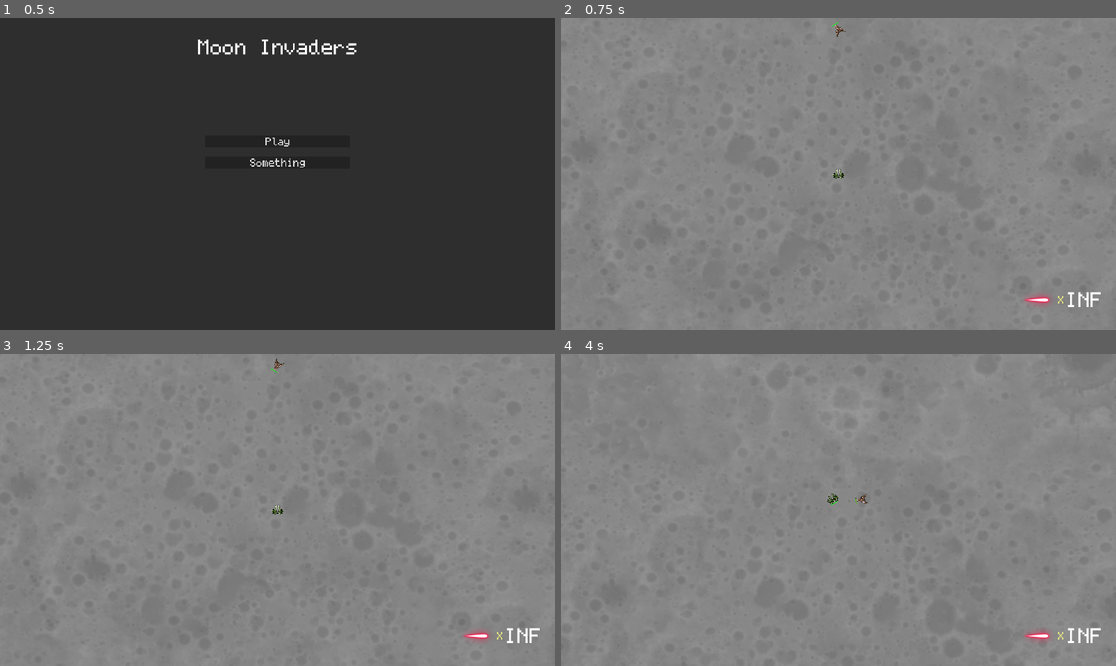
Above: before the commit, frames 1-4 (two rows, left to right).
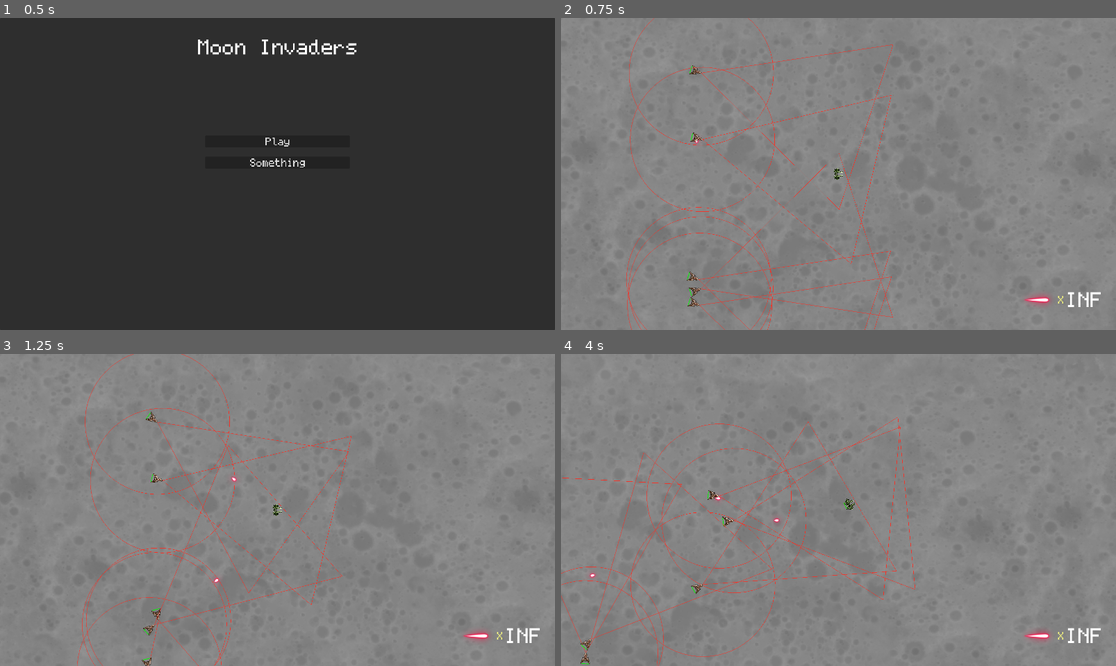
Above: after the commit, the same moments.

Repository: WeaselGames/MoonInvaders
Game: Godot game, scene res://scenes/main.tscn
Two runs of this game, one before a commit and one after it. Both use one fixed random seed, a clock stepped at 60 frames per second and the inputs below.
Inputs:
- Up to frame 1 (0.5 s): no input
- Up to frame 2 (0.75 s): click "Play" at 0.5 s
- Up to frame 3 (1.25 s): no input
- Up to frame 4 (4 s): hold D (spaceship_rotate_right) 1.28-2.03 s; hold Space (spaceship_fire) 1.28-2.03 s; hold S (spaceship_backward) 2.03-2.78 s; tap Space (spaceship_fire) at 2.1, 3.6 s; hold D (spaceship_rotate_right) 2.78-3.53 s; hold Space (spaceship_fire) 2.78-3.53 s; hold W (spaceship_forward) from 3.53 s (still down)

Frame 1 is identical in both runs. In frame 2, 1.4% of the frame differs, in the area x 11-60%, y 0-100%; in frame 3, 1.2%; in frame 4, 1.6%, in the area x 0-97%, y 7-100%.

Commit message:
Better AI infinite world size

Diff:
--- a/project.godot
+++ b/project.godot
@@ -77,6 +77,13 @@
 ]
 }
 
+[layer_names]
+
+2d_physics/layer_1="Player"
+2d_physics/layer_2="Enemy"
+2d_physics/layer_3="Items"
+2d_physics/layer_4="Vision"
+
 [rendering]
 
 textures/canvas_textures/default_texture_filter=0
--- a/scenes/projectiles/projectile.gd
+++ b/scenes/projectiles/projectile.gd
@@ -12,6 +12,7 @@
 
 var velocity: Vector2 = Vector2.ZERO
 var origin: Ship
+var origin_position: Vector2
 
 func _ready() -> void:
 	var timer = Timer.new()
@@ -20,6 +21,7 @@
 	add_child(timer)
 	timer.start(life_span)
 	body_entered.connect(self._on_body_entered)
+	origin_position = position
 
 func _physics_process(delta: float) -> void:
 	if GameState.paused:
@@ -30,7 +32,7 @@
 
 func _on_body_entered(body: Node2D) -> void:
 	if body is Ship && body != origin:
-		body.apply_damage(damage)
+		body.apply_damage(origin_position, damage)
 		queue_free()
 
 func _on_area_entered(area: Area2D) -> void:
--- a/scenes/ships/enemy/enemy.gd
+++ b/scenes/ships/enemy/enemy.gd
@@ -1,11 +1,28 @@
 class_name Enemy
 extends Ship
 
+@export var vision_cone: VisionCone
+@export var attack_cooldown: float = 1
+@export var patrol_distance: int = 250
+
+enum EnemyAIState { PATROL, SEARCH, ATTACK_PLAYER }
+var ai_state: EnemyAIState = EnemyAIState.PATROL
+
 var _world: World
 var _player: Player
+var _home: Vector2
 
-enum EnemyAIState { MOVE_TO_PLAYER, AIM_AT_PLAYER, FIRE_AT_PLAYER }
-var ai_state: EnemyAIState = EnemyAIState.MOVE_TO_PLAYER
+var patrol_point: Vector2
+var patrol_home_set: bool
+var patrol_point_set: bool
+
+var search_point_of_interest: Vector2
+var search_looking_around: bool
+var search_original_rotation: float
+var search_halfway: bool
+var search_direction: int
+
+var attack_cooldown_timer: Timer
 
 func _ship_ready() -> void:
 	_world = GameState.world
@@ -15,53 +32,123 @@
 	if _player == null:
 		_player = await EventBus.player_ready
 
+	_home = position
+	vision_cone.body_entered.connect(self._on_vision_cone_body_enter)
+	vision_cone.body_exited.connect(self._on_vision_cone_body_exited)
+
+	attack_cooldown_timer = Timer.new()
+	attack_cooldown_timer.one_shot = true
+	add_child(attack_cooldown_timer)
+
+func _on_vision_cone_body_enter(body: Node2D):
+	if body is Player:
+		ai_state = EnemyAIState.ATTACK_PLAYER
+
+func _on_vision_cone_body_exited(body: Node2D):
+	if body is Player:
+		ai_state = EnemyAIState.SEARCH
+		search_point_of_interest = body.position
+		search_looking_around = false
+
 func ship_destroyed() -> void:
 	EventBus.enemy_destroyed.emit(self)
+	queue_free()
+
+func damage_from(origin: Vector2) -> void:
+	if ai_state == EnemyAIState.PATROL || ai_state == EnemyAIState.SEARCH:
+		ai_state = EnemyAIState.SEARCH
+		search_point_of_interest = origin
+		search_looking_around = false
 
 func update_input():
+	if GameState.paused:
+		return
+
 	# all input values are floats from -1 to 1
 	yaw = 0
 	thrust = 0
 	strafe = 0
 
-	#var target_yaw: float = position.angle_to(_player.position)
-	var angle_to_player: float = find_player_angle()
-	var angle_difference: float = angle_to_player - rotation
-	if abs(angle_difference) > deg_to_rad(10):
-		ai_state = EnemyAIState.AIM_AT_PLAYER
+	match ai_state:
+		EnemyAIState.PATROL:
+			if abs(position.distance_to(_home)) > 250 && !patrol_home_set:
+				patrol_point = _home
+				patrol_home_set = true
+				patrol_point_set = false
+			elif abs(position.distance_to(_home)) < 2 && !patrol_point_set:
+				var dir: int = randi_range(0, 3)
+				match dir:
+					0:
+						patrol_point = Vector2(_home.x + patrol_distance, _home.y)
+					1:
+						patrol_point = Vector2(_home.x - patrol_distance, _home.y)
+					2:
+						patrol_point = Vector2(_home.x, _home.y + patrol_distance)
+					3:
+						patrol_point = Vector2(_home.x, _home.y - patrol_distance)
 
-	match ai_state:
-		EnemyAIState.MOVE_TO_PLAYER:
-			var input_vector: Vector2 = Vector2(0, -1).rotated(angle_difference)
+				patrol_point_set = true
+				patrol_home_set = false
 
-			thrust = input_vector.y
-			strafe = input_vector.x
+			var patrol_angle: float = position.angle_to_point(patrol_point)
+			aim_at(patrol_angle)
+			thrust_towards(patrol_angle)
 
+		EnemyAIState.SEARCH:
+			var poi_angle: float = position.angle_to_point(search_point_of_interest)
+			var poi_distance: float = abs(position.distance_to(search_point_of_interest))
 
-		EnemyAIState.AIM_AT_PLAYER:
-			if abs(angle_difference) > deg_to_rad(1):
-				if angle_difference > 1 && rotation < 0:
-					yaw = -1
-				elif angle_difference < -1 && rotation > 0:
-					yaw = 1
-				elif angle_difference > 0:
-					yaw = 1
-				else:
-					yaw = -1
+			if poi_distance > 1:
+				thrust_towards(poi_angle)
+				aim_at(poi_angle)
+			else:
+				if !search_looking_around:
+					search_original_rotation = rotation
+					search_looking_around = true
+					search_halfway = false
+					search_direction = randi_range(0, 1)
+					if search_direction == 0: search_direction = -1
+				elif abs(rotation-(search_original_rotation * -1)) > deg_to_rad(2) && !search_halfway:
+					yaw = search_direction
+				elif abs(rotation-(search_original_rotation * -1)) < deg_to_rad(2) && !search_halfway:
+					yaw = search_direction
+					search_halfway = true
+				elif abs(rotation-search_original_rotation) > deg_to_rad(2) && search_halfway:
+					yaw = search_direction
+				elif abs(rotation-search_original_rotation) < deg_to_rad(2) && search_halfway:
+					ai_state = EnemyAIState.PATROL
+					search_looking_around = false
 
-			if abs(angle_difference) < deg_to_rad(5):
-				# Check if the player is within firing range
-				if position.distance_to(_player.position) < 100:
-					ai_state = EnemyAIState.FIRE_AT_PLAYER
-				else:
-					ai_state = EnemyAIState.MOVE_TO_PLAYER
+		EnemyAIState.ATTACK_PLAYER:
+			var player_angle: float = get_player_angle()
+			var player_distance: float = abs(position.distance_to(_player.position))
+			if player_distance > 100:
+				thrust_towards(player_angle, 0.5)
+			aim_at(player_angle)
+			if attack_cooldown_timer.time_left == 0 && abs(player_angle - rotation) < deg_to_rad(2):
+				fire()
+				attack_cooldown_timer.start(attack_cooldown)
 
-		EnemyAIState.FIRE_AT_PLAYER:
-			pass
+func get_player_angle() -> float:
+	return position.angle_to_point(_player.position)
 
-func find_player_angle() -> float:
-	var angle = position.angle_to_point(_player.position)
-	angle += PI/2
-	if angle > PI:
-		angle -= PI*2
-	return angle
+func thrust_towards(angle: float, by: float = 1) -> void:
+		var input_vector: Vector2 = Vector2(by, 0).rotated(angle - rotation)
+		thrust = input_vector.x
+
+func aim_at(angle: float) -> void:
+	var angle_diff: float = angle - rotation
+	if abs(angle_diff) > deg_to_rad(2):
+		yaw = find_fastest_yaw(angle_diff)
+
+func find_fastest_yaw(angle_diff: float) -> float:
+	if angle_diff > 0 && angle_diff < PI:
+		return 1
+	elif angle_diff > 0 && angle_diff > PI:
+		return -1
+	elif angle_diff < 0 && angle_diff > -PI:
+		return -1
+	elif angle_diff < 0 && angle_diff < -PI:
+		return 1
+	else:
+		return 0
--- a/scenes/ships/enemy/enemy.tscn
+++ b/scenes/ships/enemy/enemy.tscn
@@ -1,37 +1,51 @@
-[gd_scene load_steps=6 format=3 uid="uid://cqfgwqqpwrg51"]
+[gd_scene load_steps=7 format=3 uid="uid://cqfgwqqpwrg51"]
 
 [ext_resource type="Script" path="res://scenes/ships/enemy/enemy.gd" id="1_w35kq"]
 [ext_resource type="Texture2D" uid="uid://dua5c2gcufo14" path="res://assets/images/ships/enemy/enemy_ship.webp" id="2_fsep2"]
 [ext_resource type="PackedScene" uid="uid://de3ymp8rbho6h" path="res://scenes/ui/ui_elements/health_bar/health_bar.tscn" id="3_rgjex"]
 [ext_resource type="PackedScene" uid="uid://dsg7rv0et4eym" path="res://scenes/ships/hardpoint.tscn" id="4_asdpv"]
+[ext_resource type="PackedScene" uid="uid://dvamksc1tkhj1" path="res://scenes/ships/enemy/vision_cone.tscn" id="5_2jwbw"]
 
 [sub_resource type="RectangleShape2D" id="RectangleShape2D_n63kb"]
-size = Vector2(33, 39)
+size = Vector2(39, 33)
 
-[node name="Enemy" type="CharacterBody2D" node_paths=PackedStringArray("health_bar", "sprite")]
+[node name="Enemy" type="CharacterBody2D" node_paths=PackedStringArray("vision_cone", "health_bar", "sprite", "weapon_hardpoints")]
 z_index = 10
+collision_layer = 3
+collision_mask = 2
 script = ExtResource("1_w35kq")
+vision_cone = NodePath("VisionCone")
+attack_cooldown = 1.5
+patrol_distance = 500
 health_bar = NodePath("HealthBar")
 sprite = NodePath("Sprite2D")
-max_speed = 50
+max_speed = 300
+yaw_max_speed = 2.0
+weapon_hardpoints = [NodePath("LeftPhaser"), NodePath("CenterMissile"), NodePath("RightPhaser")]
 
 [node name="CollisionShape2D" type="CollisionShape2D" parent="."]
 shape = SubResource("RectangleShape2D_n63kb")
 
 [node name="Sprite2D" type="Sprite2D" parent="."]
+rotation = 1.5708
 texture = ExtResource("2_fsep2")
 
 [node name="HealthBar" parent="." instance=ExtResource("3_rgjex")]
-offset_left = -13.0
-offset_top = -22.0
-offset_bottom = -20.0
+offset_left = -18.0
+offset_top = -13.0
+offset_right = 8.0
+offset_bottom = -11.0
+rotation = 1.5708
 
 [node name="LeftPhaser" parent="." instance=ExtResource("4_asdpv")]
-position = Vector2(-8, 0)
+position = Vector2(0, -8)
 
 [node name="RightPhaser" parent="." instance=ExtResource("4_asdpv")]
-position = Vector2(8, 0)
+position = Vector2(0, 8)
 
 [node name="CenterMissile" parent="." instance=ExtResource("4_asdpv")]
-position = Vector2(0, 2.5)
 hardpoint_type = 1
+
+[node name="VisionCone" parent="." instance=ExtResource("5_2jwbw")]
+position = Vector2(19, 0)
+peripheral_radious = 250
--- /dev/null
+++ b/scenes/ships/enemy/vision_cone.gd
@@ -0,0 +1,65 @@
+@tool
+
+class_name VisionCone
+extends Area2D
+
+@export var width: int :
+		set(value):
+			width = value
+			change_size()
+
+@export var height: int :
+		set(value):
+			height = value
+			change_size()
+
+@export var peripheral_radious: int :
+		set(value):
+			peripheral_radious = value
+			change_size()
+
+@export var peripheral_indicator_points: int :
+		set(value):
+			peripheral_indicator_points = value
+			change_size()
+
+@export var collision_polygon: CollisionPolygon2D :
+		set(value):
+			collision_polygon = value
+			change_size()
+
+@export var collision_shape: CollisionShape2D :
+		set(value):
+			collision_shape = value
+			change_size()
+
+@export var color: Color = Color(1, 1, 1, 0.5) :
+		set(value):
+			color = value
+			queue_redraw()
+
+func _ready() -> void:
+	change_size()
+
+func change_size() -> void:
+	if collision_polygon == null:
+		return
+
+	collision_polygon.polygon = [
+		Vector2(0, 0),
+		Vector2(height, width / 2.0),
+		Vector2(height, -(width / 2.0)),
+	]
+
+	if collision_shape == null:
+		return
+
+	collision_shape.shape.radius = peripheral_radious
+
+	queue_redraw()
+
+func _draw() -> void:
+	draw_line(Vector2(0, 0), Vector2(height, width / 2.0), color, -1)
+	draw_line(Vector2(0, 0), Vector2(height, -(width / 2.0)), color, -1)
+	draw_line(Vector2(height, width / 2.0), Vector2(height, -(width / 2.0)), color, -1)
+	draw_arc(Vector2(0, 0), peripheral_radious, 0, TAU, peripheral_indicator_points, color)
--- /dev/null
+++ b/scenes/ships/enemy/vision_cone.tscn
@@ -0,0 +1,24 @@
+[gd_scene load_steps=3 format=3 uid="uid://dvamksc1tkhj1"]
+
+[ext_resource type="Script" path="res://scenes/ships/enemy/vision_cone.gd" id="1_uj4p1"]
+
+[sub_resource type="CircleShape2D" id="CircleShape2D_y6307"]
+radius = 250.0
+
+[node name="VisionCone" type="Area2D" node_paths=PackedStringArray("collision_polygon", "collision_shape")]
+collision_layer = 3
+collision_mask = 8
+script = ExtResource("1_uj4p1")
+width = 600
+height = 600
+peripheral_radious = 60
+peripheral_indicator_points = 64
+collision_polygon = NodePath("CollisionPolygon2D")
+collision_shape = NodePath("CollisionShape2D")
+color = Color(1, 0.172549, 0.12549, 1)
+
+[node name="CollisionPolygon2D" type="CollisionPolygon2D" parent="."]
+polygon = PackedVector2Array(0, 0, 600, 300, 600, -300)
+
+[node name="CollisionShape2D" type="CollisionShape2D" parent="."]
+shape = SubResource("CircleShape2D_y6307")
--- a/scenes/ships/hardpoint.gd
+++ b/scenes/ships/hardpoint.gd
@@ -12,7 +12,7 @@
 		return 0
 
 	projectile.position = get_global_transform().origin
-	projectile.velocity = Vector2(0, -projectile.speed).rotated(ship.rotation) + ship.velocity
+	projectile.velocity = Vector2(projectile.speed, 0).rotated(ship.rotation) + ship.velocity
 	projectile.origin = ship
 	GameState.world.add_object(projectile)
 	return projectile.cooldown*0.01
--- a/scenes/ships/player/player.gd
+++ b/scenes/ships/player/player.gd
@@ -9,7 +9,7 @@
 		weapons_fire = true
 
 	strafe = Input.get_axis("spaceship_strafe_left", "spaceship_strafe_right")
-	thrust = Input.get_axis("spaceship_forward", "spaceship_backward")
+	thrust = Input.get_axis("spaceship_backward", "spaceship_forward")
 	yaw = Input.get_axis("spaceship_rotate_left", "spaceship_rotate_right")
 	weapons_up = Input.is_action_just_pressed("spaceship_weapons_up")
 	weapons_down = Input.is_action_just_pressed("spaceship_weapons_down")
--- a/scenes/ships/player/player.tscn
+++ b/scenes/ships/player/player.tscn
@@ -6,32 +6,37 @@
 [ext_resource type="PackedScene" uid="uid://dsg7rv0et4eym" path="res://scenes/ships/hardpoint.tscn" id="4_jjf2r"]
 
 [sub_resource type="RectangleShape2D" id="RectangleShape2D_tana0"]
-size = Vector2(43, 33)
+size = Vector2(33, 43)
 
 [node name="Player" type="CharacterBody2D" node_paths=PackedStringArray("health_bar", "sprite", "weapon_hardpoints")]
 z_index = 10
+collision_layer = 11
 script = ExtResource("1_mugof")
 health_bar = NodePath("HealthBar")
 sprite = NodePath("Sprite2D")
-weapon_hardpoints = [NodePath("LeftPhaser"), NodePath("RighPhaser"), NodePath("CenterMissile")]
+max_health = 500
+weapon_hardpoints = [NodePath("LeftPhaser"), NodePath("CenterMissile"), NodePath("RighPhaser")]
 
 [node name="Sprite2D" type="Sprite2D" parent="."]
+rotation = 1.5708
 texture = ExtResource("2_l44dm")
 
 [node name="CollisionShape2D" type="CollisionShape2D" parent="."]
 shape = SubResource("RectangleShape2D_tana0")
 
 [node name="HealthBar" parent="." instance=ExtResource("3_o1qvl")]
-offset_left = -13.0
-offset_top = 16.8
-offset_bottom = 18.8
+offset_left = -17.2
+offset_top = -13.2
+offset_right = 8.8
+offset_bottom = -11.2
+rotation = 1.5708
 
 [node name="LeftPhaser" parent="." instance=ExtResource("4_jjf2r")]
-position = Vector2(-6.4, -4.76837e-07)
+position = Vector2(0, -6)
 
 [node name="RighPhaser" parent="." instance=ExtResource("4_jjf2r")]
-position = Vector2(6, 0)
+position = Vector2(2.84217e-14, 5.2)
 
 [node name="CenterMissile" parent="." instance=ExtResource("4_jjf2r")]
-position = Vector2(0, 8.4)
+position = Vector2(-8, 0)
 hardpoint_type = 1
--- a/scenes/ships/ship.gd
+++ b/scenes/ships/ship.gd
@@ -90,7 +90,7 @@
 	if thrust == 0 and strafe == 0:
 		velocity = velocity.move_toward(Vector2(0, 0), friction)
 	else:
-		velocity = velocity.move_toward(Vector2(strafe * max_speed, thrust * max_speed).rotated(rotation), acceleration)
+		velocity = velocity.move_toward(Vector2(thrust * max_speed, strafe * max_speed).rotated(rotation), acceleration)
 
 	velocity = velocity.limit_length(max_speed)
 
@@ -137,9 +137,13 @@
 func update_input() -> void:
 	pass
 
-func apply_damage(damage: int) -> void:
+func apply_damage(origin: Vector2, damage: int) -> void:
 	health -= damage
 	damage_taken.emit(health, max_health)
+	damage_from(origin)
+
+func damage_from(_origin: Vector2) -> void:
+	pass
 
 func ship_destroyed() -> void:
 	queue_free()
--- a/scenes/ships/ship.tscn
+++ b/scenes/ships/ship.tscn
@@ -6,7 +6,7 @@
 [ext_resource type="PackedScene" uid="uid://dsg7rv0et4eym" path="res://scenes/ships/hardpoint.tscn" id="4_b6mqh"]
 
 [sub_resource type="RectangleShape2D" id="RectangleShape2D_l3enx"]
-size = Vector2(43, 33)
+size = Vector2(33, 43)
 
 [node name="Ship" type="CharacterBody2D" node_paths=PackedStringArray("health_bar", "sprite", "weapon_hardpoints")]
 z_index = 10
@@ -20,18 +20,22 @@
 shape = SubResource("RectangleShape2D_l3enx")
 
 [node name="Sprite" type="Sprite2D" parent="."]
+rotation = 1.5708
 texture = ExtResource("2_un1nr")
 
 [node name="HealthBar" parent="." instance=ExtResource("3_knxy5")]
-offset_left = -13.0
-offset_top = 16.8
-offset_bottom = 18.8
+offset_left = -17.2
+offset_top = -13.2
+offset_right = 8.8
+offset_bottom = -11.2
+rotation = 1.5708
 
 [node name="LeftPhaser" parent="." instance=ExtResource("4_b6mqh")]
-position = Vector2(-6.4, -4.76837e-07)
+position = Vector2(0, -6)
 
 [node name="RighPhaser" parent="." instance=ExtResource("4_b6mqh")]
-position = Vector2(6, 0)
+position = Vector2(2.84217e-14, 5.2)
 
 [node name="CenterMissile" parent="." instance=ExtResource("4_b6mqh")]
-position = Vector2(0, 8.4)
+position = Vector2(-8, 0)
+hardpoint_type = 1
--- a/scenes/world/camera.gd
+++ b/scenes/world/camera.gd
@@ -5,15 +5,7 @@
 var player: Player
 
 func _ready():
-	EventBus.world_ready.connect(self._on_world_ready)
 	EventBus.player_ready.connect(self._on_player_ready)
-
-func _on_world_ready(world: World):
-#	limit_left = -int(world.size.x / 2.0)
-#	limit_right = int(world.size.x / 2.0)
-#	limit_top = -int(world.size.y / 2.0)
-#	limit_bottom = int(world.size.y / 2.0)
-	pass
 
 func _on_player_ready(_player: Player):
 	self.player = _player
--- a/scenes/world/objects.gd
+++ b/scenes/world/objects.gd
@@ -2,39 +2,25 @@
 
 @export var items: Array[PackedScene] = []
 
+var _player: Player
+
 func _ready() -> void:
 	EventBus.enemy_destroyed.connect(self._on_enemy_destroyed)
+	EventBus.player_ready.connect(self._on_player_ready)
 
 func _on_enemy_destroyed(enemy: Enemy) -> void:
 	var item: Item = items[randi() % items.size()].instantiate()
 	item.position = enemy.position
 	add_child.call_deferred(item)
 
+func _on_player_ready(player: Player):
+	_player = player
+
 func _physics_process(_delta: float) -> void:
-	var world_size: Vector2i = GameState.world.size
-
-	var world_x = int(world_size.x/2.0)
-	var world_y = int(world_size.y/2.0)
+	if GameState.paused || _player == null:
+		return
 
 	for child in get_children():
-		if child is Ship or child is Projectile:
-			if child.position.x > world_x:
-				child.position.x = -world_x
-			if child.position.x < -world_x:
-				child.position.x = world_x
-
-			if child.position.y > world_y:
-				child.position.y = -world_y
-			if child.position.y < -world_y:
-				child.position.y = world_y
-
-		elif child is Item:
-			if child.position.x > world_x:
+		if child is Ship or child is Projectile or child is Item:
+			if abs(child.position.distance_to(_player.position)) > 2500:
 				child.queue_free()
-			if child.position.x < -world_x:
-				child.queue_free()
-
-			if child.position.y > world_y:
-				child.queue_free()
-			if child.position.y < -world_y:
-				child.queue_free()
--- a/scenes/world/world.gd
+++ b/scenes/world/world.gd
@@ -1,7 +1,6 @@
 class_name World
 extends Node2D
 
-@export var size: Vector2 = Vector2(1000, 1000)
 @export var objects: Node2D
 @export var gravity: float = 1.62
 @export var gravity_direction: Vector2 = Vector2(0, 1)
--- a/scenes/world/world.tscn
+++ b/scenes/world/world.tscn
@@ -9,7 +9,6 @@
 
 [node name="World" type="Node2D" node_paths=PackedStringArray("objects")]
 script = ExtResource("1_qcaai")
-size = Vector2(3500, 3500)
 objects = NodePath("Objects")
 
 [node name="CanvasLayer" type="CanvasLayer" parent="."]
--- a/src/enemy_manager.gd
+++ b/src/enemy_manager.gd
@@ -2,43 +2,69 @@
 
 var world: World
 var player: Player
-var wave = 0
+
+var rng: RandomNumberGenerator
+
+var enemy_spawn_radius: int = 1000
 
 var enemy_scene = preload("res://scenes/ships/enemy/enemy.tscn")
 var enemies: Array[Enemy]
+
+var enemy_spawn_timer: Timer
+
+var already_spawned: Dictionary
 
 func _on_world_ready(_world: World) -> void:
 	self.world = _world
 
 func _on_player_ready(_player: Player) -> void:
 	self.player = _player
-	next_wave()
+
+	enemy_spawn_timer = Timer.new()
+	enemy_spawn_timer.one_shot = false
+	enemy_spawn_timer.wait_time = 10
+	enemy_spawn_timer.timeout.connect(self._on_enemy_spawn_timer_timeout)
+	rng = RandomNumberGenerator.new()
+	check_spawns()
 
 func _on_enemy_destroyed(enemy: Enemy) -> void:
 	enemies.erase(enemy)
-	if enemies.size() == 0:
-		next_wave()
+
+func _on_enemy_spawn_timer_timeout() -> void:
+	check_spawns()
+
+func _on_reset_game() -> void:
+	already_spawned.clear()
+	enemies.clear()
+	enemy_spawn_timer.queue_free()
 
 func _ready() -> void:
 	EventBus.player_ready.connect(self._on_player_ready)
 	EventBus.world_ready.connect(self._on_world_ready)
 	EventBus.enemy_destroyed.connect(self._on_enemy_destroyed)
 
-	if world == null:
-		await EventBus.world_ready
-	if player == null:
-		await EventBus.player_ready
-
-	EventBus.enemy_manager_ready.emit()
-
 func set_starting_position(enemy: Enemy, n: int, count: int) -> void:
 	enemy.position.y = player.position.y - 500
 	enemy.position.x = player.position.x + (get_viewport().size.x / count) * n
 
-func next_wave() -> void:
-	wave += 1
-	for i in range(wave):
-		var enemy = enemy_scene.instantiate()
-		enemies.append(enemy)
-		world.add_object(enemy)
-		set_starting_position(enemy, i, wave)
+func check_spawns() -> void:
+	var center = player.position
+
+	var x_from: int = floor(center.x - (enemy_spawn_radius/2.0))
+	var x_to: int = ceil(center.x + (enemy_spawn_radius/2.0))
+	var y_from: int = floor(center.y - (enemy_spawn_radius/2.0))
+	var y_to: int = ceil(center.y + (enemy_spawn_radius/2.0))
+
+	while x_from < x_to:
+		while y_from < y_to:
+			rng.seed = GameState.game_seed + x_from ^ y_from
+			var spawn_location: Vector2 = Vector2(x_from, y_from)
+			if rng.randf_range(0, 1) <= 0.003 && !already_spawned.has(spawn_location):
+				var enemy = enemy_scene.instantiate()
+				enemies.append(enemy)
+				world.add_object(enemy)
+				enemy.position = spawn_location
+				already_spawned[spawn_location] = true
+
+			y_from += 1
+		x_from += 1
--- a/src/event_bus.gd
+++ b/src/event_bus.gd
@@ -4,7 +4,6 @@
 signal reset_game()
 signal quit_game()
 signal game_over()
-signal enemy_manager_ready()
 
 signal world_ready(world: World)
 signal player_ready(player: Player)
--- a/src/game_state.gd
+++ b/src/game_state.gd
@@ -4,6 +4,8 @@
 
 var world: World
 var player: Player
+
+var game_seed: int = 0
 
 func _ready():
 	EventBus.world_ready.connect(self._world_ready)
@@ -14,6 +16,7 @@
 
 func _player_ready(_player: Player):
 	self.player = _player
+	game_seed = Time.get_ticks_usec()
 
 func pause_game() -> void:
 	paused = true
